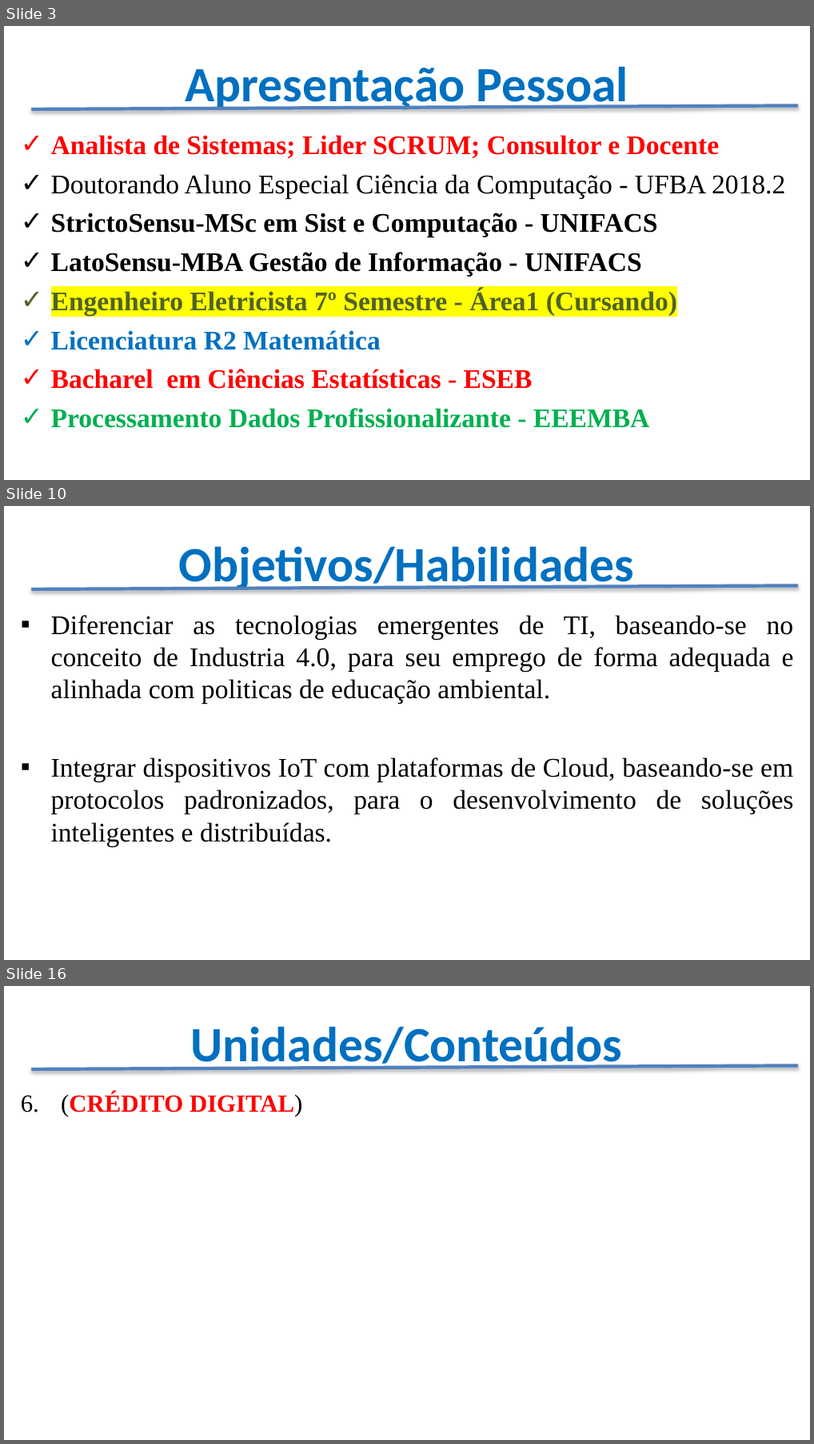
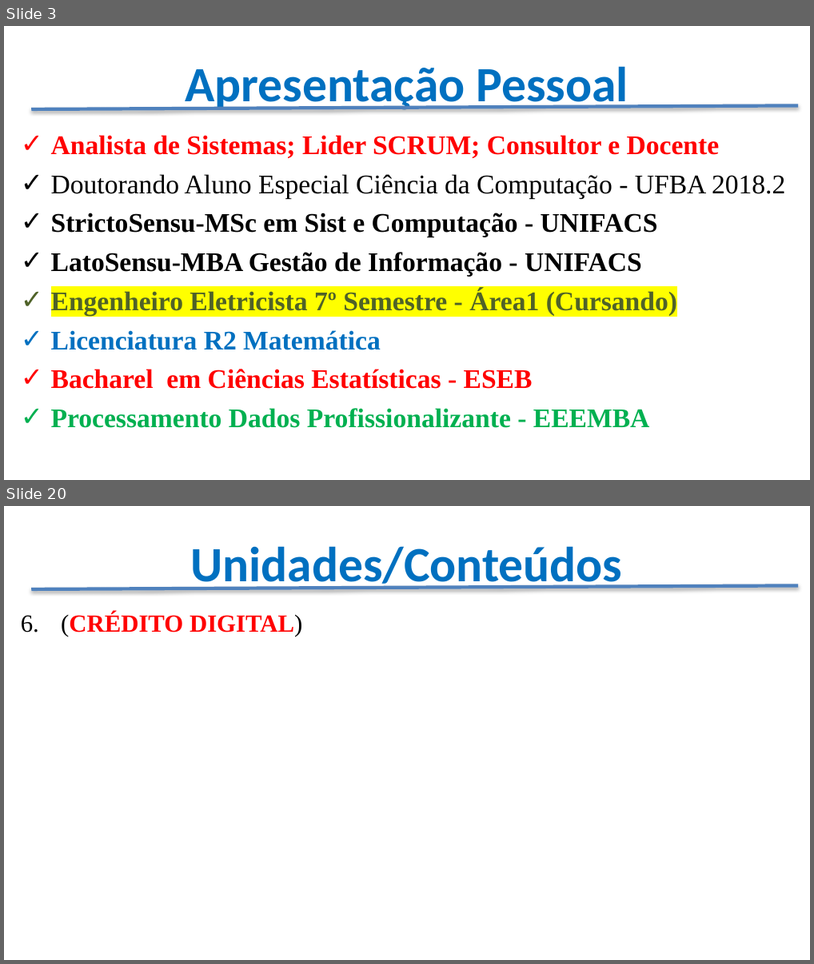
Before and after one commit to CloudEducationBrazil/WydenArea1ProgramacaoMicrocontroladores, a slide deck: Apresentação - Programação Microcontroladores.pptx. Shown one above the other, each under a label of ours: slides 3, 10 and 16 before the commit, slides 3 and 20 after it; the slides between them are not shown. The pictures are 814x1444 and 814x964 pixels, drawn with LibreOffice and Linux fonts; fonts in the diff are those of the drawing; background and template pictures are left out. Boxes give left, top, right and bottom in pixels: in the first picture for what was removed or moved away, otherwise in the second. Text is boxed around its words. In the diff, an @@ line names an element or a change of style, - is before the commit and + after.

```diff
--- a/Apresentação - Programação Microcontroladores.pptx
+++ b/Apresentação - Programação Microcontroladores.pptx
@@ slide 10 removed at [4, 506, 810, 960], background picture (left out) @@
@@ title removed at [179, 546, 634, 593] @@
-Objetivos/Habilidades
@@ line removed from (31, 589) to (798, 586) @@
@@ text removed at [51, 615, 794, 846] @@
-▪ Diferenciar as tecnologias emergentes de TI, baseando-se no conceito de Industria 4.0, para seu emprego de forma adequada e alinhada com politicas de educação ambiental.
-▪ Integrar dispositivos IoT com plataformas de Cloud, baseando-se em protocolos padronizados, para o desenvolvimento de soluções inteligentes e distribuídas.
@@ what was slide 16 is now slide 20 @@
```
Also in this commit, not shown: 12 slides changed, 7 slides added, 1 other slide removed.
